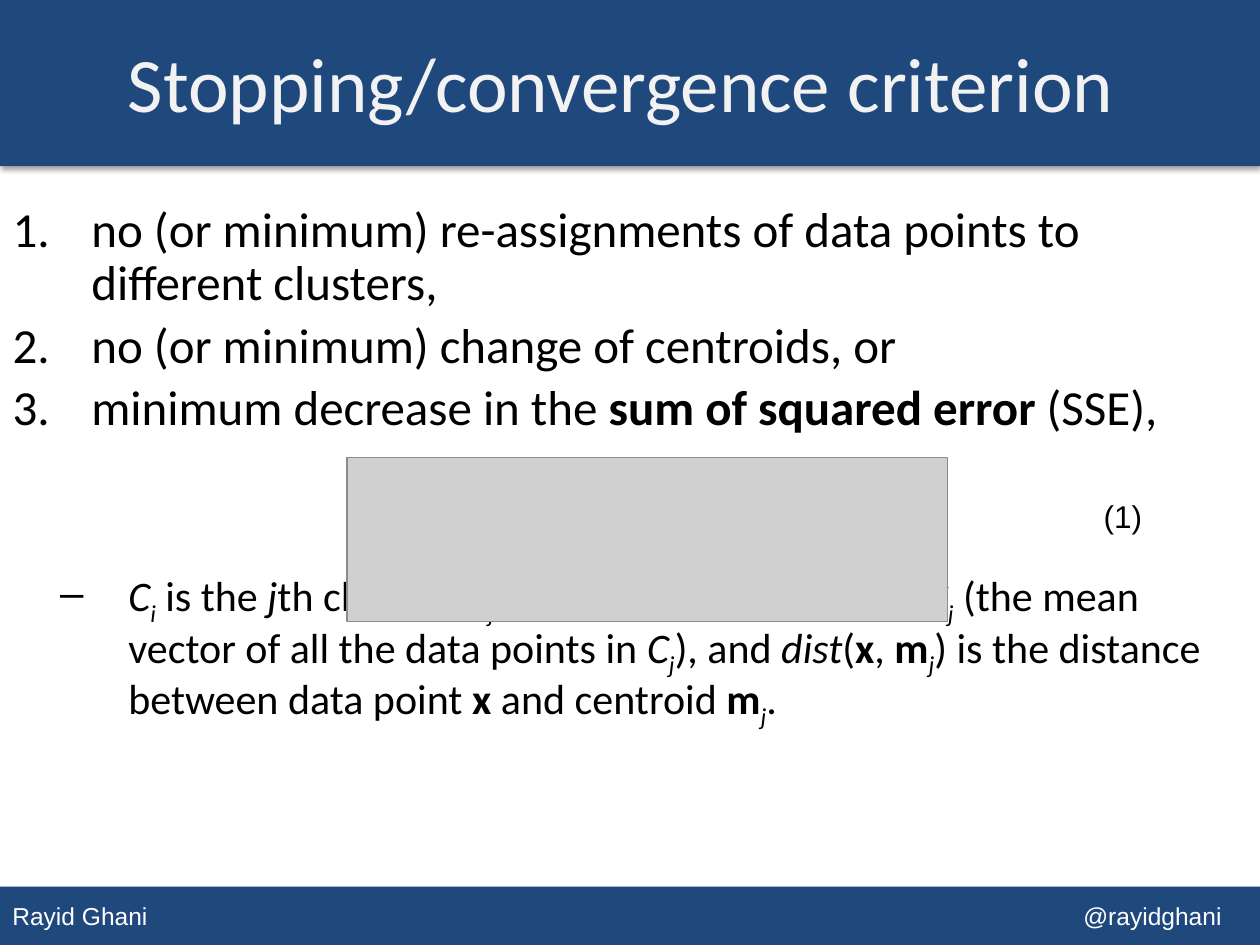
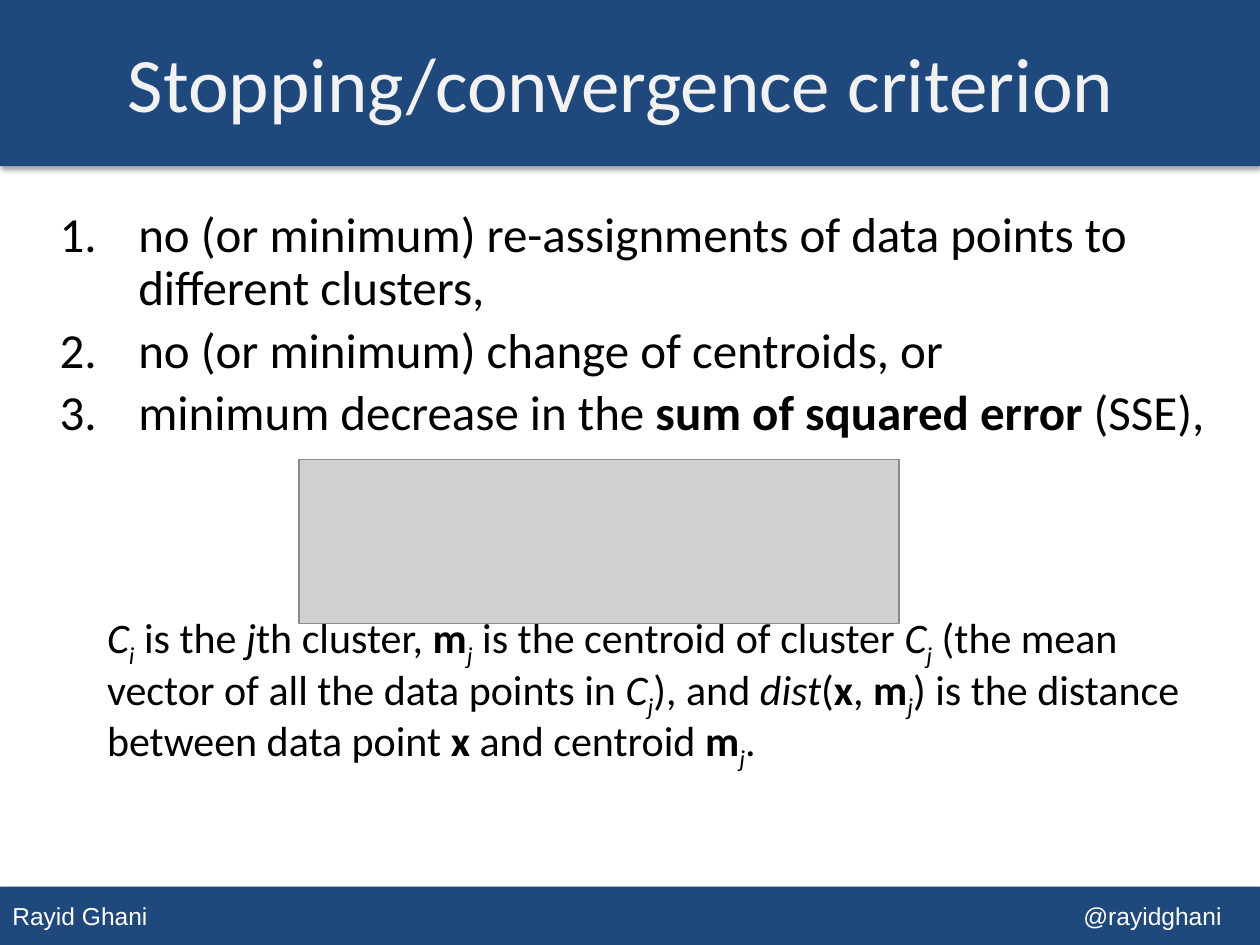
Before and after one commit to dssg/MLforPublicPolicy, a slide deck: slide 14 of Lectures/Lecture 09 - Unsupervised Learning.pptx (slide 13 before the commit). Drawn at 1260x945 pixels with LibreOffice and Linux fonts; fonts in the diff are those of the drawing; grey boxes stand for pictures. Boxes give left, top, right and bottom in pixels: in the first picture for what was removed or moved away, otherwise in the second. Text is boxed around its words. In the diff, an @@ line names an element or a change of style, - is before the commit and + after.

```diff
--- a/Lectures/Lecture 09 - Unsupervised Learning.pptx
+++ b/Lectures/Lecture 09 - Unsupervised Learning.pptx
@@ text "no (or minimum) re-assignments of ...": place and size @@
-text "no (or minimum) re-assignments of ..." at <box>91,211,1201,721</box>
+text "no (or minimum) re-assignments of ..." at <box>107,216,1205,763</box>
@@ picture: place and size @@
-picture at <box>348,457,948,621</box>
+picture at <box>299,460,898,624</box>
@@ text removed at <box>1104,505,1142,534</box> @@
-(1)
@@ text at <box>107,619,1179,763</box>: bullet – to none @@
```
Also in this commit, not shown: 6 other slides changed, 8 slides added, 2 slides removed.
